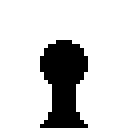
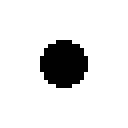
Two versions of the same layered image (128 × 128). Layer-by-layer changes:
hid "down" over [40,84,88,128]
painted on "base" over [40,84,88,128]
